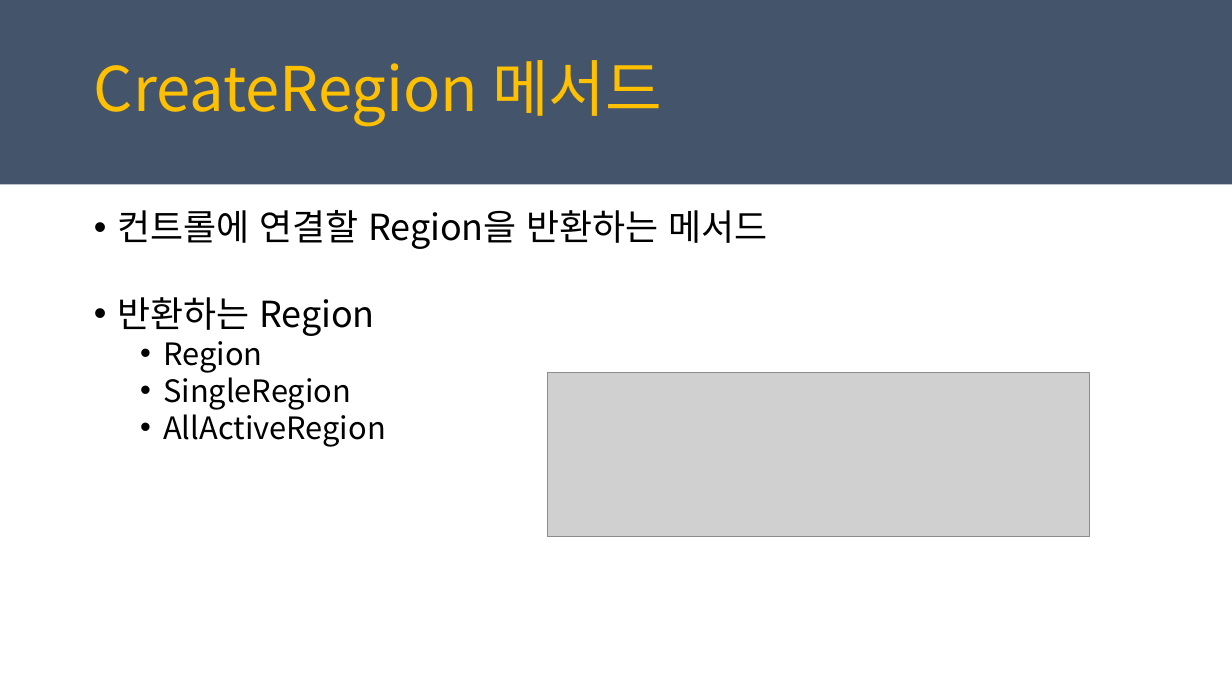
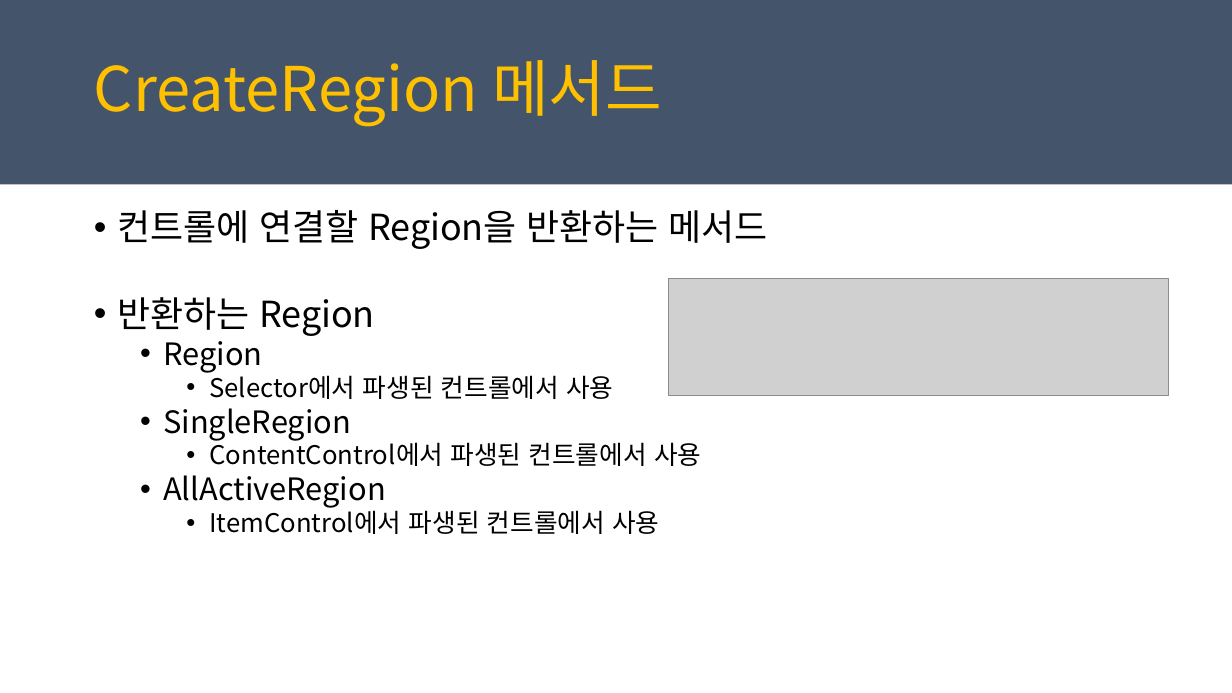
Before and after one commit to juniair/Summary-PPT, a slide deck: slide 17 of PRISM_Region에 View붙히기.pptx. Drawn at 1232x693 pixels with LibreOffice and Linux fonts; fonts in the diff are those of the drawing; grey boxes stand for pictures. Boxes give left, top, right and bottom in pixels: in the first picture for what was removed or moved away, otherwise in the second. Text is boxed around its words. In the diff, an @@ line names an element or a change of style, - is before the commit and + after.

```diff
--- a/PRISM_Region에 View붙히기.pptx
+++ b/PRISM_Region에 View붙히기.pptx
@@ picture: place and size @@
-picture at box(547, 373, 1090, 537)
+picture at box(669, 278, 1169, 396)
@@ text at box(209, 370, 613, 399): paragraph added @@
+    • Selector에서 파생된 컨트롤에서 사용
@@ text at box(209, 438, 701, 466): paragraph added @@
+    • ContentControl에서 파생된 컨트롤에서 사용
@@ text at box(209, 506, 659, 534): paragraph added @@
+    • ItemControl에서 파생된 컨트롤에서 사용
```
Also in this commit, not shown: 3 other slides changed, 1 other file.
